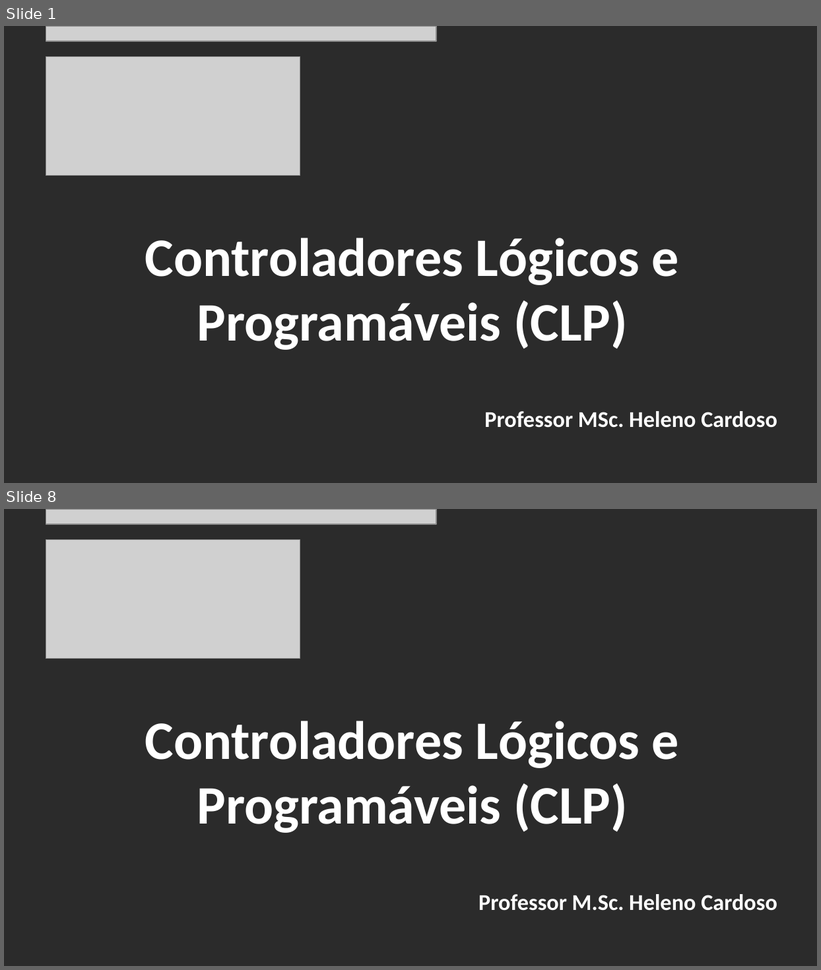
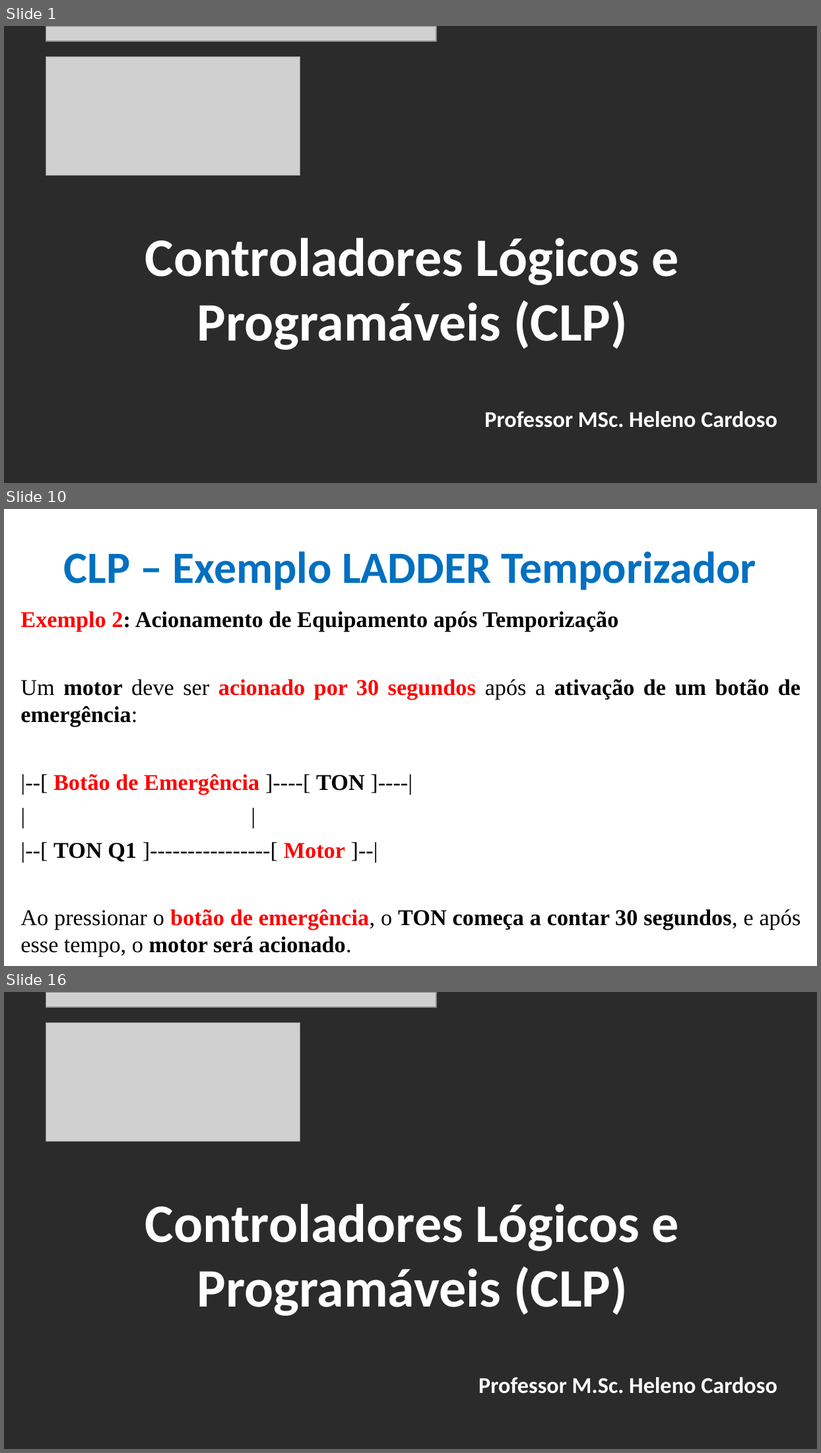
Before and after one commit to CloudEducationBrazil/WydenUniRuyControladoresLogicosProgCLP, a slide deck: 01 Classes/Aula4 - CLP - Programação - Ling LADER Contagem e Temporizadores.pptx. Shown one above the other, each under a label of ours: slides 1 and 8 before the commit, slides 1, 10 and 16 after it; the slides between them are not shown. The pictures are 821x970 and 821x1453 pixels, drawn with LibreOffice and Linux fonts; fonts in the diff are those of the drawing; grey boxes stand for pictures; background and template pictures are left out; a plain dark background stands for a picture behind light text. Boxes give left, top, right and bottom in pixels: in the first picture for what was removed or moved away, otherwise in the second. Text is boxed around its words. In the diff, an @@ line names an element or a change of style, - is before the commit and + after.

```diff
--- a/01 Classes/Aula4 - CLP - Programação - Ling LADER Contagem e Temporizadores.pptx
+++ b/01 Classes/Aula4 - CLP - Programação - Ling LADER Contagem e Temporizadores.pptx
@@ slide 10 added at [4, 509, 817, 966], background picture (left out) @@
@@ title added at [64, 551, 757, 590], 39.6 pt, text #0070C0, bold @@
+CLP – Exemplo LADDER Temporizador
@@ text added at [20, 611, 801, 957], 20 pt, text #000000, bold @@
+Exemplo 2: Acionamento de Equipamento após Temporização
+Um motor deve ser acionado por 30 segundos após a ativação de um botão de emergência:
+|--[ Botão de Emergência ]----[ TON ]----|
+| |
+|--[ TON Q1 ]----------------[ Motor ]--|
+Ao pressionar o botão de emergência, o TON começa a contar 30 segundos, e após esse tempo, o motor será acionado.
@@ what was slide 8 is now slide 16 @@
```
Also in this commit, not shown: 6 slides changed, 7 other slides added, 6 other files.
